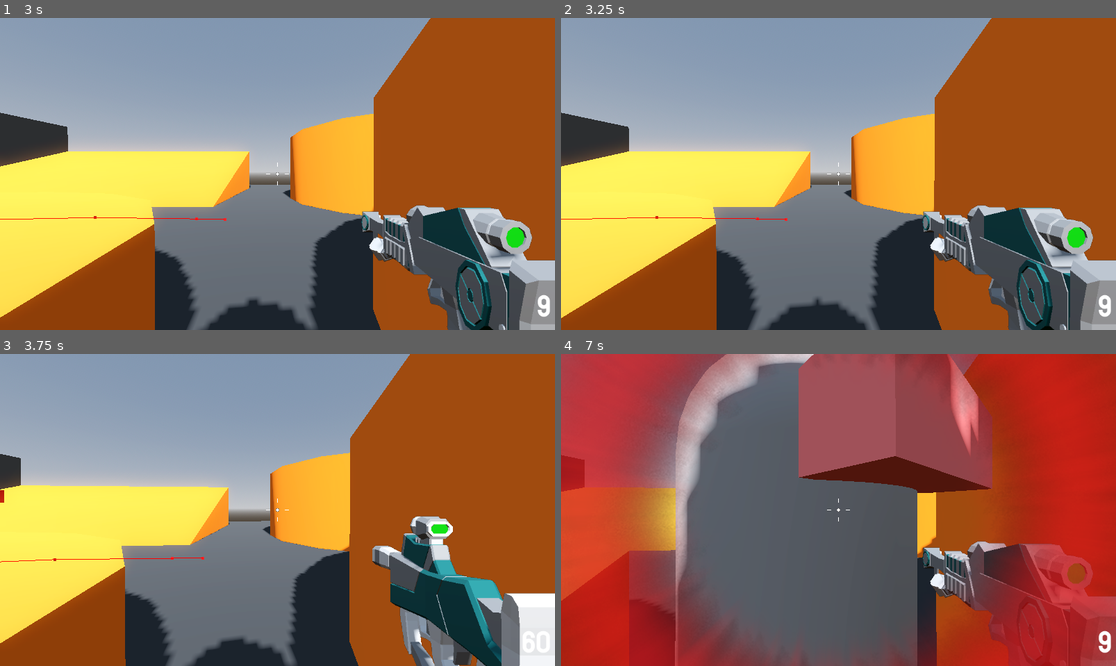
Above: before the commit, frames 1-4 (two rows, left to right).
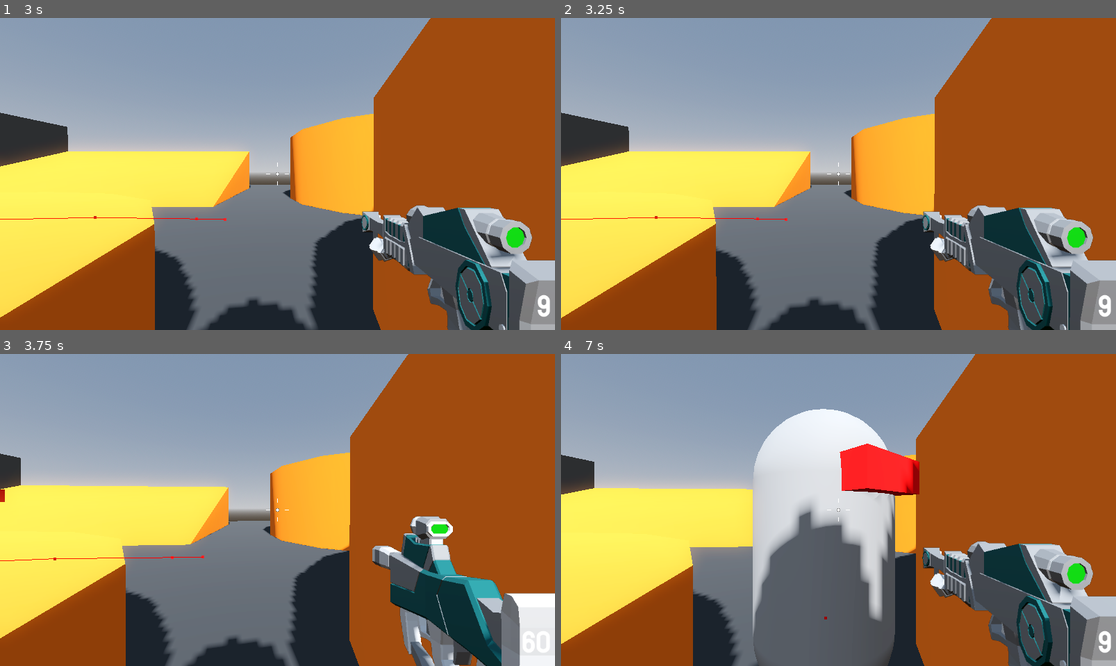
Above: after the commit, the same moments.

Repository: niamh-d/godot-3d-fps
Game: Godot game, scene res://Levels/sandbox.tscn
Two runs of this game, one before a commit and one after it. Both use one fixed random seed, a clock stepped at 60 frames per second and the inputs below.
Inputs (mouse positions are in pixels of both pictures, inside the frame that each line leads up to):
- Up to frame 1 (3 s): tap Enter at 0.5 s; move the mouse to (305, 174) at 0.52 s; press the mouse at (305, 174) at 0.53 s; hold W (move_forward) from 0.53 s (still down); tap Space (jump) at 0.77, 1.52 s; move the mouse to (249, 174) at 1.27 s; release the mouse at (249, 174) at 1.28 s; tap Mouse wheel up (next_weapon) at 1.35 s; move the mouse to (288, 167) at 2.02 s; hold Mouse wheel down (previous_weapon) 2.03-2.78 s; move the mouse to (271, 180) at 2.77 s; tap 1 (weapon_1) at 2.85 s
- Up to frame 2 (3.25 s): keep holding W (move_forward); tap Space (jump) at 3.02 s
- Up to frame 3 (3.75 s): keep holding W (move_forward); tap Space (jump) at 3.5 s; move the mouse to (316, 513) at 3.52 s; hold 2 (weapon_2) from 3.53 s (still down)
- Up to frame 4 (7 s): tap Space (jump) at 3.77, 4.52, 6.02, 6.77 s; move the mouse to (794, 506) at 4.27 s; release 2 (weapon_2) at 4.28 s; click (794, 506) at 4.35 s; move the mouse to (844, 510) at 5.02 s; hold Mouse wheel up (next_weapon) 5.03-5.78 s; move the mouse to (816, 503) at 5.77 s; release W (move_forward) at 5.78 s; hold D (move_right) 5.78-6.53 s; tap Mouse wheel down (previous_weapon) at 5.85 s; move the mouse to (866, 510) at 6.52 s; hold W (move_forward) from 6.53 s (still down); hold 1 (weapon_1) from 6.53 s (still down)

Frame 1 is identical in both runs. In frame 2, less than 0.1% of the frame differs, in the area x 0-88%, y 8-96%; in frame 3, 0.9%; in frame 4, 85%, in the area x 0-100%, y 0-100%.

Commit message:
pickup variation and fresnel aura

Diff:
--- a/Levels/sandbox.tscn
+++ b/Levels/sandbox.tscn
@@ -1,10 +1,11 @@
-[gd_scene load_steps=10 format=3 uid="uid://b5ialeglb8xea"]
+[gd_scene load_steps=11 format=3 uid="uid://b5ialeglb8xea"]
 
 [ext_resource type="Material" uid="uid://crnjq6y0ewktc" path="res://Materials/GrayMaterial.tres" id="1_bsio1"]
 [ext_resource type="PackedScene" uid="uid://hpri5gdawsdq" path="res://Player/player.tscn" id="1_yjku4"]
 [ext_resource type="Material" uid="uid://cu3tmrykbqdo0" path="res://Materials/OrangeMaterial.tres" id="3_djv3r"]
 [ext_resource type="PackedScene" uid="uid://c7kgyn65a6ga4" path="res://Enemy/enemy.tscn" id="4_5fr74"]
-[ext_resource type="PackedScene" uid="uid://s4vu1g520prt" path="res://Pickups/pickup.tscn" id="5_vq52c"]
+[ext_resource type="PackedScene" uid="uid://cere03w7tqvxd" path="res://Pickups/bullet_pickup.tscn" id="5_00i8o"]
+[ext_resource type="PackedScene" uid="uid://b4qb26h2dn7cp" path="res://Pickups/small_bullet_pickup.tscn" id="6_nbcb6"]
 
 [sub_resource type="ProceduralSkyMaterial" id="ProceduralSkyMaterial_k7jd5"]
 sky_horizon_color = Color(0.64625, 0.65575, 0.67075, 1)
@@ -318,5 +319,8 @@
 
 [node name="Pickups" type="Node3D" parent="."]
 
-[node name="Pickup" parent="Pickups" instance=ExtResource("5_vq52c")]
-transform = Transform3D(1, 0, 0, 0, 1, 0, 0, 0, 1, 0, 2, 13)
+[node name="BulletPickup" parent="Pickups" instance=ExtResource("5_00i8o")]
+transform = Transform3D(1, 0, 0, 0, 1, 0, 0, 0, 1, 11, 1, 5)
+
+[node name="SmallBulletPickup" parent="Pickups" instance=ExtResource("6_nbcb6")]
+transform = Transform3D(1, 0, 0, 0, 1, 0, 0, 0, 1, -11, 2, 0)
--- /dev/null
+++ b/Pickups/FresnelAura.tres
@@ -0,0 +1,36 @@
+[gd_resource type="VisualShader" load_steps=3 format=3 uid="uid://blaoopqjfmdam"]
+
+[sub_resource type="VisualShaderNodeFresnel" id="VisualShaderNodeFresnel_r2nrd"]
+default_input_values = [2, false, 3, 2.0]
+
+[sub_resource type="VisualShaderNodeColorConstant" id="VisualShaderNodeColorConstant_5poag"]
+constant = Color(0.231373, 0.662745, 1, 1)
+
+[resource]
+code = "shader_type spatial;
+render_mode blend_mix, depth_draw_opaque, cull_back, diffuse_lambert, specular_schlick_ggx;
+
+
+
+
+void fragment() {
+// Fresnel:2
+	float n_in2p3 = 2.00000;
+	float n_out2p0 = pow(1.0 - clamp(dot(NORMAL, VIEW), 0.0, 1.0), n_in2p3);
+
+
+// Output:0
+	ALBEDO = vec3(n_out2p0);
+	ALPHA = n_out2p0;
+	EMISSION = vec3(n_out2p0);
+
+
+}
+"
+graph_offset = Vector2(-261.067, -173.54)
+nodes/fragment/0/position = Vector2(920, -100)
+nodes/fragment/2/node = SubResource("VisualShaderNodeFresnel_r2nrd")
+nodes/fragment/2/position = Vector2(120, 40)
+nodes/fragment/3/node = SubResource("VisualShaderNodeColorConstant_5poag")
+nodes/fragment/3/position = Vector2(40.7982, 698.259)
+nodes/fragment/connections = PackedInt32Array(2, 0, 0, 1, 2, 0, 0, 5, 2, 0, 0, 0)
--- /dev/null
+++ b/Pickups/bullet_pickup.tscn
@@ -0,0 +1,13 @@
+[gd_scene load_steps=3 format=3 uid="uid://cere03w7tqvxd"]
+
+[ext_resource type="PackedScene" uid="uid://s4vu1g520prt" path="res://Pickups/pickup.tscn" id="1_jpot2"]
+
+[sub_resource type="StandardMaterial3D" id="StandardMaterial3D_cn821"]
+albedo_color = Color(1, 0.411765, 0.407843, 1)
+
+[node name="BulletPickup" instance=ExtResource("1_jpot2")]
+amount = 10
+
+[node name="AmmoMesh" parent="." index="0"]
+transform = Transform3D(0.707107, -0.707107, 0, 0.5, 0.5, -0.707107, 0.5, 0.5, 0.707107, 0, 0, 0)
+material_override = SubResource("StandardMaterial3D_cn821")
--- a/Pickups/pickup.gd
+++ b/Pickups/pickup.gd
@@ -3,6 +3,10 @@
 @export var ammo_type: AmmoHandler.ammo_type = AmmoHandler.ammo_type.BULLET
 @export var amount := 20
 
+@onready var animation_player: AnimationPlayer = $AnimationPlayer
+
+func _ready() -> void:
+	animation_player.play("idle")
 
 func _on_body_entered(body: Node3D) -> void:
 	if body is Player:
--- a/Pickups/pickup.tscn
+++ b/Pickups/pickup.tscn
@@ -1,12 +1,57 @@
-[gd_scene load_steps=4 format=3 uid="uid://s4vu1g520prt"]
+[gd_scene load_steps=10 format=3 uid="uid://s4vu1g520prt"]
 
 [ext_resource type="Script" path="res://Pickups/pickup.gd" id="1_1u2dt"]
+[ext_resource type="Shader" uid="uid://blaoopqjfmdam" path="res://Pickups/FresnelAura.tres" id="2_nrhkl"]
 
 [sub_resource type="BoxMesh" id="BoxMesh_bj64f"]
 size = Vector3(0.5, 0.5, 0.5)
 
 [sub_resource type="SphereShape3D" id="SphereShape3D_rq1hn"]
 radius = 1.0
+
+[sub_resource type="Animation" id="Animation_gxyxi"]
+length = 0.001
+tracks/0/type = "value"
+tracks/0/imported = false
+tracks/0/enabled = true
+tracks/0/path = NodePath("AmmoMesh:rotation")
+tracks/0/interp = 1
+tracks/0/loop_wrap = true
+tracks/0/keys = {
+"times": PackedFloat32Array(0),
+"transitions": PackedFloat32Array(1),
+"update": 0,
+"values": [Vector3(0.785398, 0, 0.785398)]
+}
+
+[sub_resource type="Animation" id="Animation_rl0yl"]
+resource_name = "idle"
+loop_mode = 1
+step = 0.1
+tracks/0/type = "value"
+tracks/0/imported = false
+tracks/0/enabled = true
+tracks/0/path = NodePath("AmmoMesh:rotation")
+tracks/0/interp = 1
+tracks/0/loop_wrap = true
+tracks/0/keys = {
+"times": PackedFloat32Array(0, 1),
+"transitions": PackedFloat32Array(-2, -2),
+"update": 0,
+"values": [Vector3(0.785398, 0, 0.785398), Vector3(0.785398, 6.28319, 0.785398)]
+}
+
+[sub_resource type="AnimationLibrary" id="AnimationLibrary_ghpx7"]
+_data = {
+"RESET": SubResource("Animation_gxyxi"),
+"idle": SubResource("Animation_rl0yl")
+}
+
+[sub_resource type="ShaderMaterial" id="ShaderMaterial_00yme"]
+render_priority = 0
+shader = ExtResource("2_nrhkl")
+
+[sub_resource type="SphereMesh" id="SphereMesh_0ls44"]
 
 [node name="Pickup" type="Area3D"]
 script = ExtResource("1_1u2dt")
@@ -19,4 +64,14 @@
 transform = Transform3D(0.707107, -0.707107, 0, 0.5, 0.5, -0.707107, 0.5, 0.5, 0.707107, 0, 0, 0)
 shape = SubResource("SphereShape3D_rq1hn")
 
+[node name="AnimationPlayer" type="AnimationPlayer" parent="."]
+libraries = {
+"": SubResource("AnimationLibrary_ghpx7")
+}
+autoplay = "idle"
+
+[node name="FresnelAura" type="MeshInstance3D" parent="."]
+material_override = SubResource("ShaderMaterial_00yme")
+mesh = SubResource("SphereMesh_0ls44")
+
 [connection signal="body_entered" from="." to="." method="_on_body_entered"]
--- /dev/null
+++ b/Pickups/small_bullet_pickup.tscn
@@ -0,0 +1,14 @@
+[gd_scene load_steps=3 format=3 uid="uid://b4qb26h2dn7cp"]
+
+[ext_resource type="PackedScene" uid="uid://s4vu1g520prt" path="res://Pickups/pickup.tscn" id="1_ndtik"]
+
+[sub_resource type="StandardMaterial3D" id="StandardMaterial3D_u3d2j"]
+albedo_color = Color(0.231373, 0.662745, 1, 1)
+
+[node name="SmallBulletPickup" instance=ExtResource("1_ndtik")]
+ammo_type = 1
+amount = 60
+
+[node name="AmmoMesh" parent="." index="0"]
+transform = Transform3D(0.707107, -0.707107, 0, 0.5, 0.5, -0.707107, 0.5, 0.5, 0.707107, 0, 0, 0)
+material_override = SubResource("StandardMaterial3D_u3d2j")
